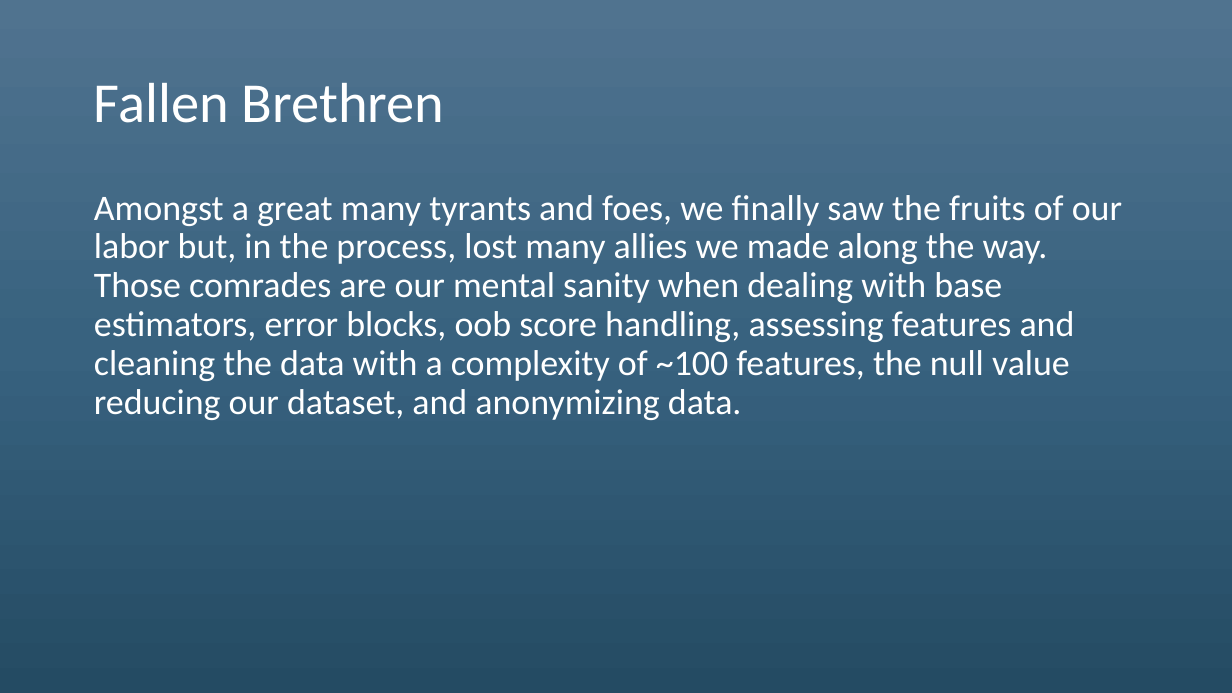
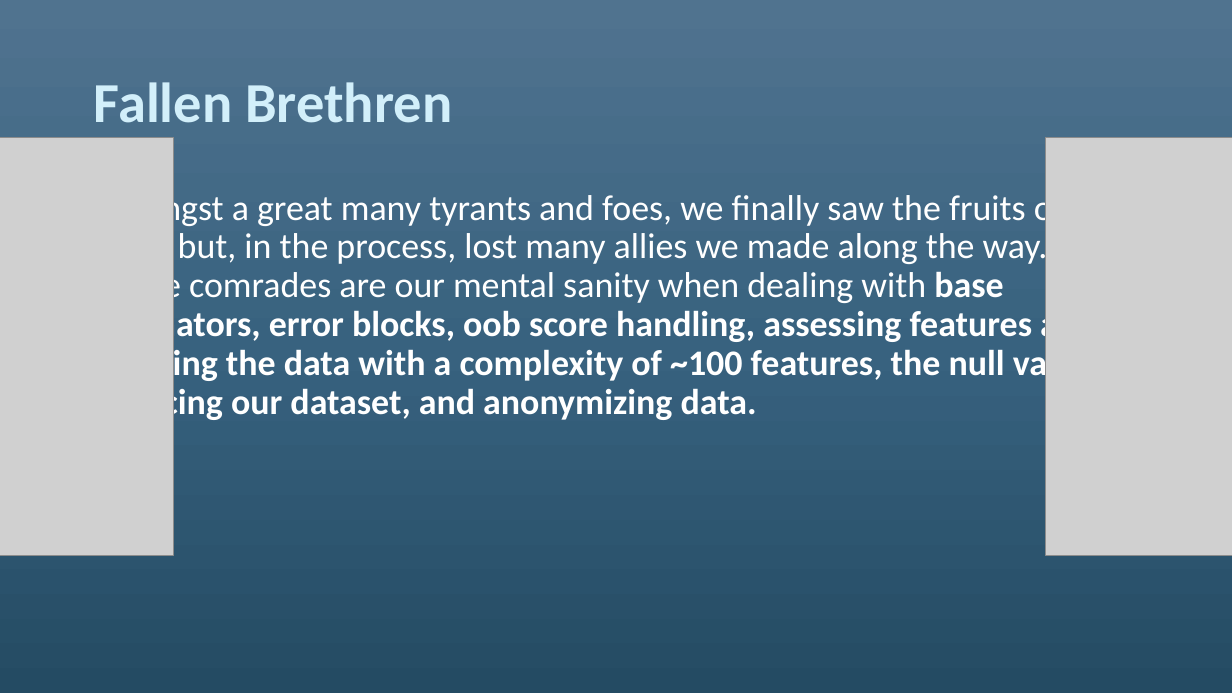
Before and after one commit to shupersap/Tourism_Triad, a slide deck: slide 9 of Tourism Triad.pptx. Drawn at 1232x693 pixels with LibreOffice and Linux fonts; fonts in the diff are those of the drawing; grey boxes stand for pictures. Boxes give left, top, right and bottom in pixels: in the first picture for what was removed or moved away, otherwise in the second. Text is boxed around its words. In the diff, an @@ line names an element or a change of style, - is before the commit and + after.

```diff
--- a/Tourism Triad.pptx
+++ b/Tourism Triad.pptx
@@ title "Fallen Brethren" at (94,82,452,123): text colour #FFFFFF to #D2EFFA, bold on @@
@@ picture added at (0,138,174,555) @@
@@ picture added at (1045,138,1232,555) @@
@@ text "Amongst a great many tyrants ..." at (94,190,1096,423): bold on in "base estimators, error blocks, oob score handling, ..." @@
```
Also in this commit, not shown: 8 other slides changed, 7 other files.
